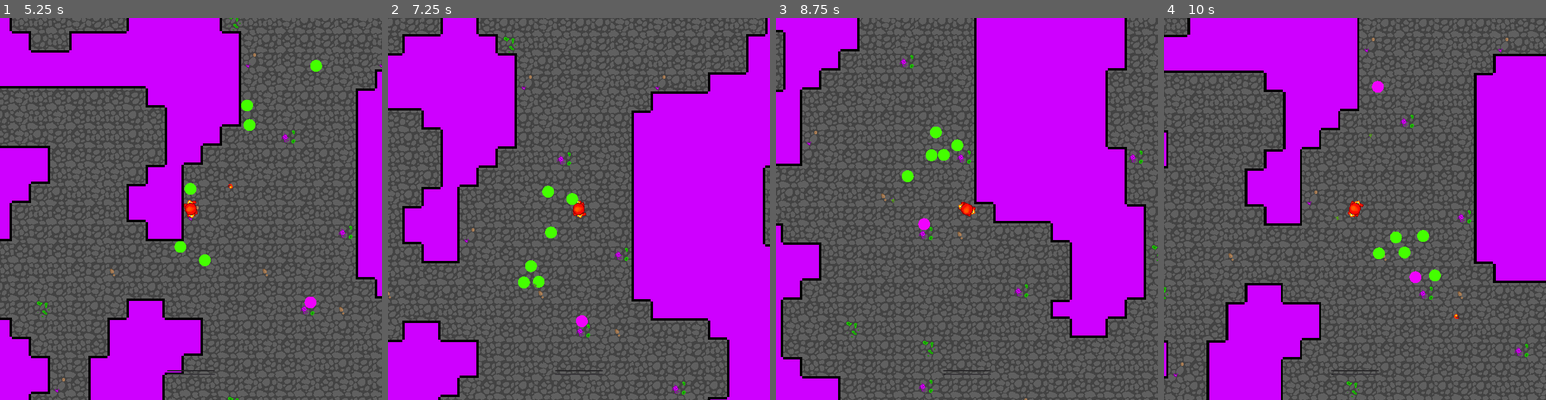
Above: before the commit, frames 1-4 (left to right).
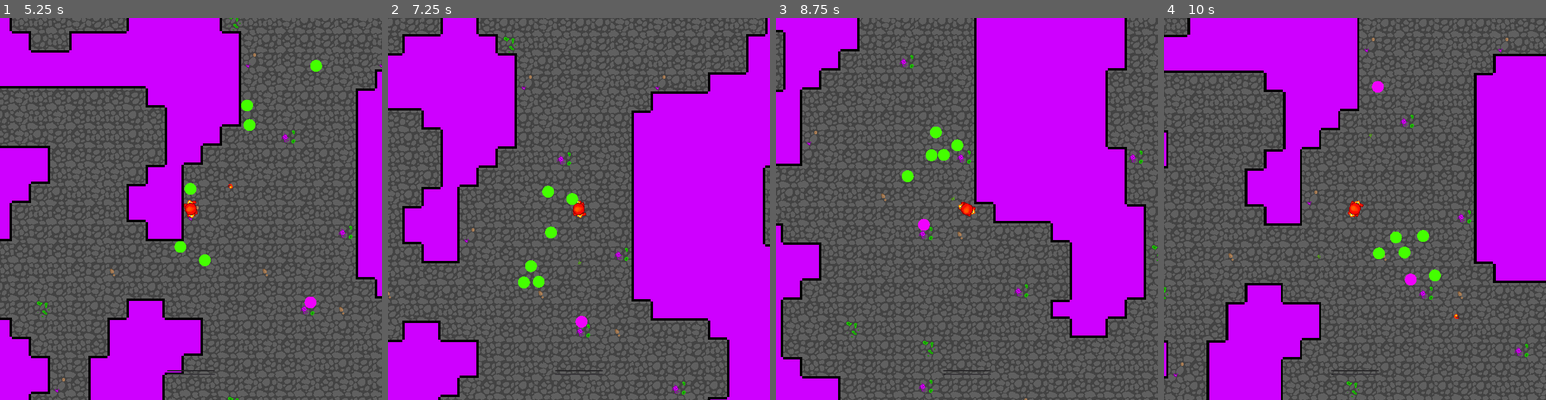
Above: after the commit, the same moments.

Repository: the-alex-g/TrialByFire
Game: Godot game, scene res://Main/Main.tscn
Same seed, same stepped clock (60 frames per second), same inputs: the game is played once before the commit and once after it.
Inputs (mouse positions are in pixels of both pictures, inside the frame that each line leads up to):
- Up to frame 1 (5.25 s): tap Enter (teleport) at 0.5, 1.35, 2.85, 4.35 s; move the mouse to (275, 189) at 0.52 s; hold D (right) 0.53-1.28 s; click (275, 189) at 0.6 s; move the mouse to (114, 228) at 1.27 s; hold S (down) 1.28-2.03 s; move the mouse to (229, 124) at 2.02 s; hold D (right) 2.03-2.78 s; click (229, 124) at 2.1 s; move the mouse to (171, 285) at 2.77 s; hold W (up) 2.78-3.53 s; move the mouse to (305, 266) at 3.52 s; hold A (left) 3.53-5.03 s; click (305, 266) at 3.6 s; move the mouse to (76, 151) at 4.27 s; move the mouse to (210, 209) at 5.02 s; hold S (down) from 5.03 s (still down); click (210, 209) at 5.1 s
- Up to frame 2 (7.25 s): move the mouse to (521, 113) at 5.77 s; release S (down) at 5.78 s; hold D (right) 5.78-6.53 s; tap Enter (teleport) at 5.85 s; move the mouse to (663, 189) at 6.52 s; hold W (up) from 6.53 s (still down); click (663, 189) at 6.6 s
- Up to frame 3 (8.75 s): move the mouse to (890, 228) at 7.27 s; release W (up) at 7.28 s; hold D (right) 7.28-8.03 s; tap Enter (teleport) at 7.35 s; move the mouse to (1005, 124) at 8.02 s; hold S (down) from 8.03 s (still down); click (1005, 124) at 8.1 s
- Up to frame 4 (10 s): move the mouse to (1335, 285) at 8.77 s; release S (down) at 8.78 s; hold A (left) 8.78-9.53 s; tap Enter (teleport) at 8.85 s; move the mouse to (1469, 266) at 9.52 s; hold W (up) from 9.53 s (still down); click (1469, 266) at 9.6 s

Frame 1 is identical in both runs. In frame 2, less than 0.1% of the frame differs, in the area x 37-53%, y 63-82%; in frame 3, less than 0.1%; in frame 4, 0.1%, in the area x 39-68%, y 16-70%.

Commit message:
Fix ranged enemies aiming error

Diff:
--- a/project/Enemy/MobileEnemy.gd
+++ b/project/Enemy/MobileEnemy.gd
@@ -9,7 +9,7 @@
 
 
 func _process(delta:float)->void:
-	if not _activated or _stop_moving:
+	if not _activated:
 		return
 
 	if _can_see_target():
@@ -19,7 +19,7 @@
 
 		look_at(_target.global_position)
 
-	if _should_move:
+	if _should_move and not _stop_moving:
 		var direction := Vector2.RIGHT.rotated(rotation)
 		var collision := move_and_collide(direction * speed * delta)
 
